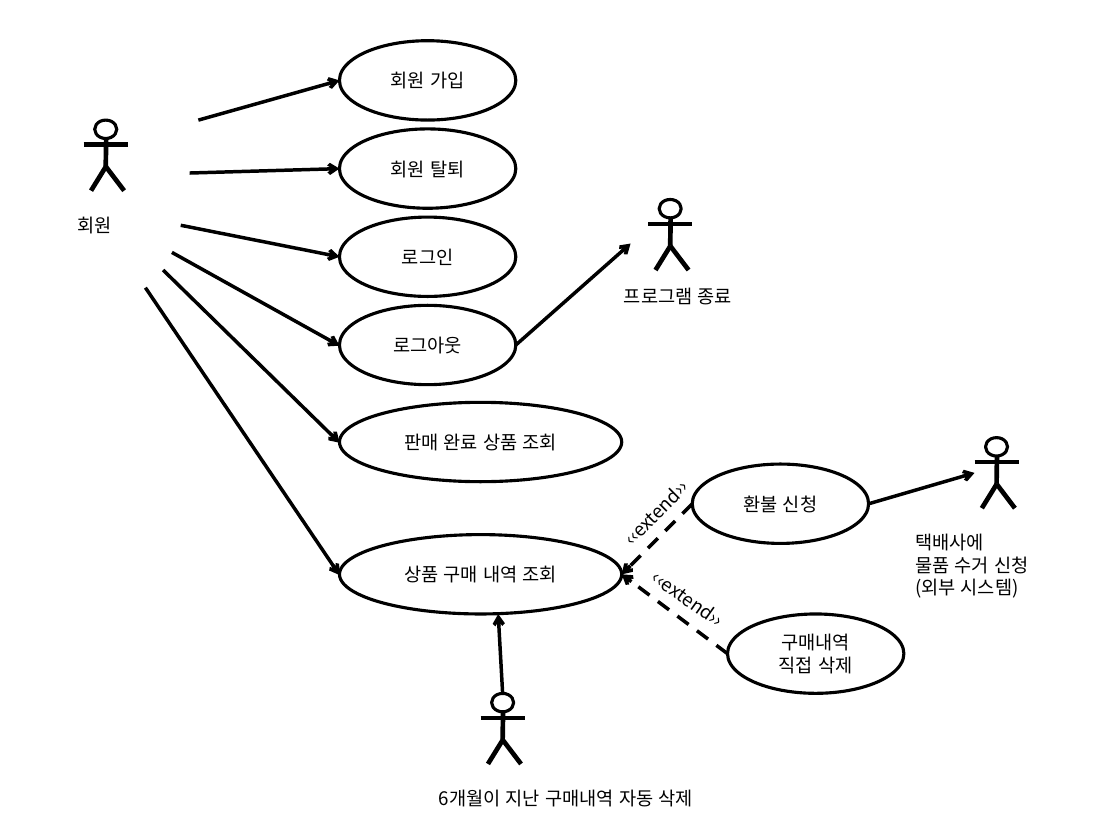
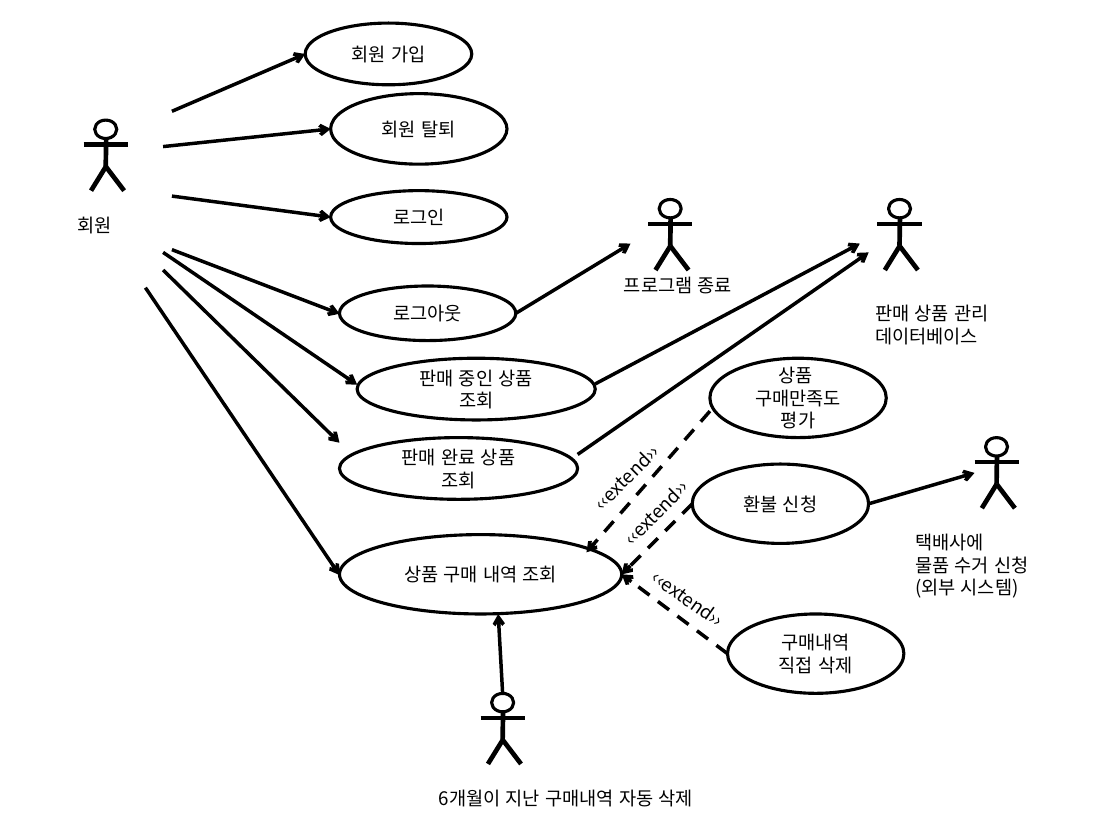
Before and after one commit to leeechaerim/hw, a slide deck: slide 1 of use_case_diagram_UI_B711152.pptx. Drawn at 1120x840 pixels with LibreOffice and Linux fonts; fonts in the diff are those of the drawing. Boxes give left, top, right and bottom in pixels: in the first picture for what was removed or moved away, otherwise in the second. Text is boxed around its words. In the diff, an @@ line names an element or a change of style, - is before the commit and + after.

```diff
--- a/use_case_diagram_UI_B711152.pptx
+++ b/use_case_diagram_UI_B711152.pptx
@@ ellipse "회원 가입": place and size @@
-ellipse "회원 가입" at <box>339,40,515,120</box>
+ellipse "회원 가입" at <box>306,24,473,85</box>
@@ arrow moved from (198, 120) - (339, 81) to (172, 111) - (306, 54) @@
@@ ellipse "회원 탈퇴": place and size @@
-ellipse "회원 탈퇴" at <box>339,129,515,208</box>
+ellipse "회원 탈퇴" at <box>330,94,506,165</box>
@@ arrow moved from (189, 174) - (339, 169) to (164, 147) - (330, 129) @@
@@ arrow moved from (180, 225) - (339, 256) to (172, 196) - (330, 217) @@
@@ ellipse "로그인": place and size @@
-ellipse "로그인" at <box>339,217,515,297</box>
+ellipse "로그인" at <box>330,190,506,243</box>
@@ arrow added from (164, 252) to (357, 385), #000000 2.25 pt @@
@@ arrow moved from (172, 252) - (339, 346) to (172, 250) - (339, 314) @@
@@ arrow moved from (516, 345) - (631, 244) to (516, 314) - (631, 244) @@
@@ arrow added from (578, 455) to (869, 252), #000000 2.25 pt @@
@@ arrow added from (595, 384) to (860, 244), #000000 2.25 pt @@
@@ text "프로그램 종료": place and size @@
-text "프로그램 종료" at <box>624,287,732,305</box>
+text "프로그램 종료" at <box>624,276,732,294</box>
@@ group added at <box>877,199,922,270</box>: 4 lines, 1 ellipse @@
@@ ellipse "로그아웃": place and size @@
-ellipse "로그아웃" at <box>339,306,515,385</box>
+ellipse "로그아웃" at <box>339,286,515,340</box>
@@ text added at <box>875,304,988,345</box>, 12 pt, text #000000 @@
+판매 상품 관리
+데이터베이스
@@ ellipse "판매 중인 상품 조회": place and size @@
-ellipse "판매 중인 상품 조회" at <box>339,402,622,482</box>
+ellipse "판매 중인 상품 조회" at <box>357,358,596,420</box>
@@ ellipse added at <box>710,358,886,438</box>, fill #FFFFFF, outline #000000 2 pt, 12 pt, text #000000 @@
+상품
+구매만족도 평가
@@ text in ellipse at <box>419,369,532,409</box>: text changed @@
-판매 완료 상품 조회
+판매 중인 상품 조회
@@ text added at <box>577,415,688,526</box>, 12 pt, text #000000 @@
+‹‹extend››
@@ arrow added from (710, 411) to (587, 552), #000000 2.25 pt dashed @@
@@ ellipse added at <box>339,438,578,500</box>, fill #FFFFFF, outline #000000 2 pt, 12 pt, text #000000 @@
+판매 완료 상품 조회
```
Also in this commit, not shown: 1 other slide changed, 1 slide added, 1 other file.
